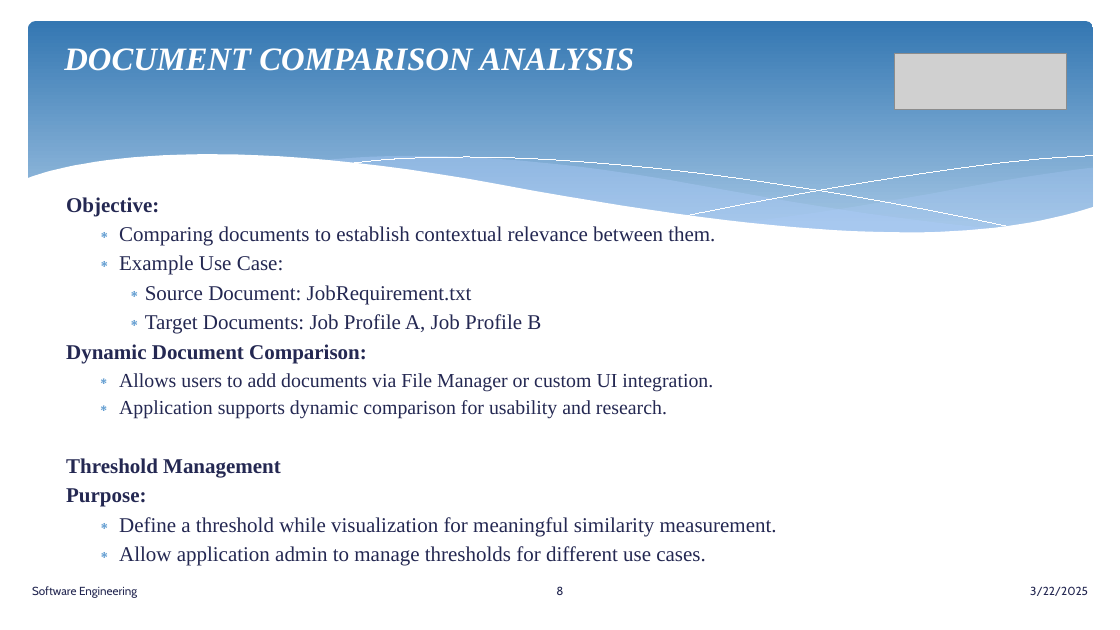
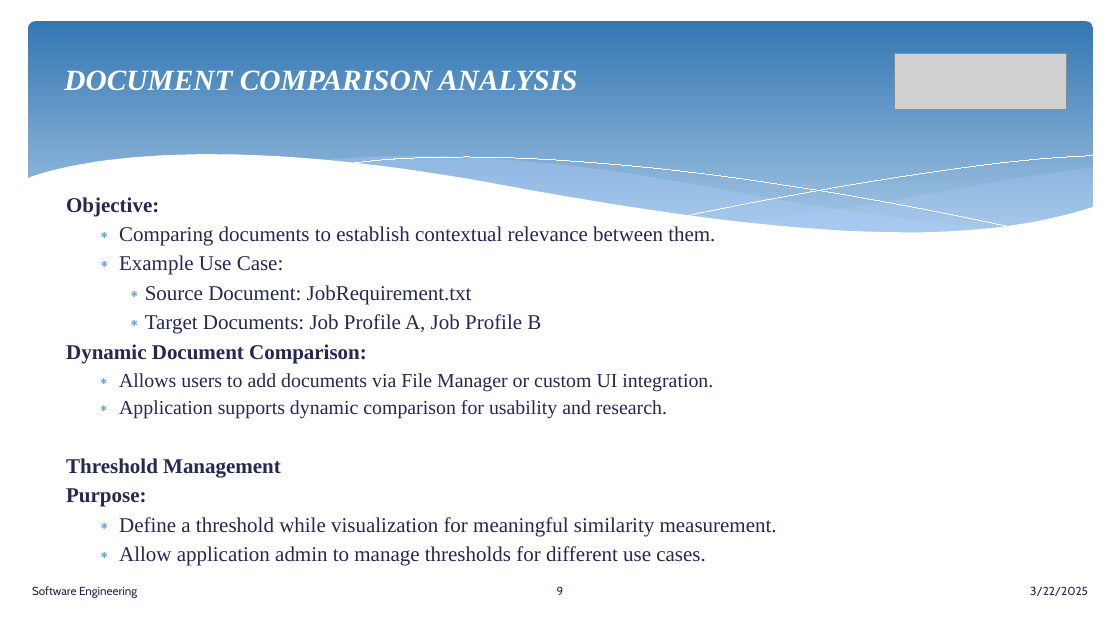
Before and after one commit to senthilmasters2024/Tech_Tweakers, a slide deck: slide 9 of SemanticAnalysisTextualData/SemanticAnalysisTextualData/Documentation/SemanticAnalysisTextualData.pptx (slide 8 before the commit). Drawn at 1120x630 pixels with LibreOffice and Linux fonts; fonts in the diff are those of the drawing; grey boxes stand for pictures. Boxes give left, top, right and bottom in pixels: in the first picture for what was removed or moved away, otherwise in the second. Text is boxed around its words. In the diff, an @@ line names an element or a change of style, - is before the commit and + after.

```diff
--- a/SemanticAnalysisTextualData/SemanticAnalysisTextualData/Documentation/SemanticAnalysisTextualData.pptx
+++ b/SemanticAnalysisTextualData/SemanticAnalysisTextualData/Documentation/SemanticAnalysisTextualData.pptx
@@ title "DOCUMENT COMPARISON ANALYSIS" at bbox=[64, 70, 577, 91]: size 28 to 25.2 pt @@
@@ page number at bbox=[557, 586, 564, 595]: text changed @@
-8
+9
```
Also in this commit, not shown: 3 other slides changed, 1 slide added, 1 slide removed, 28 other files.
